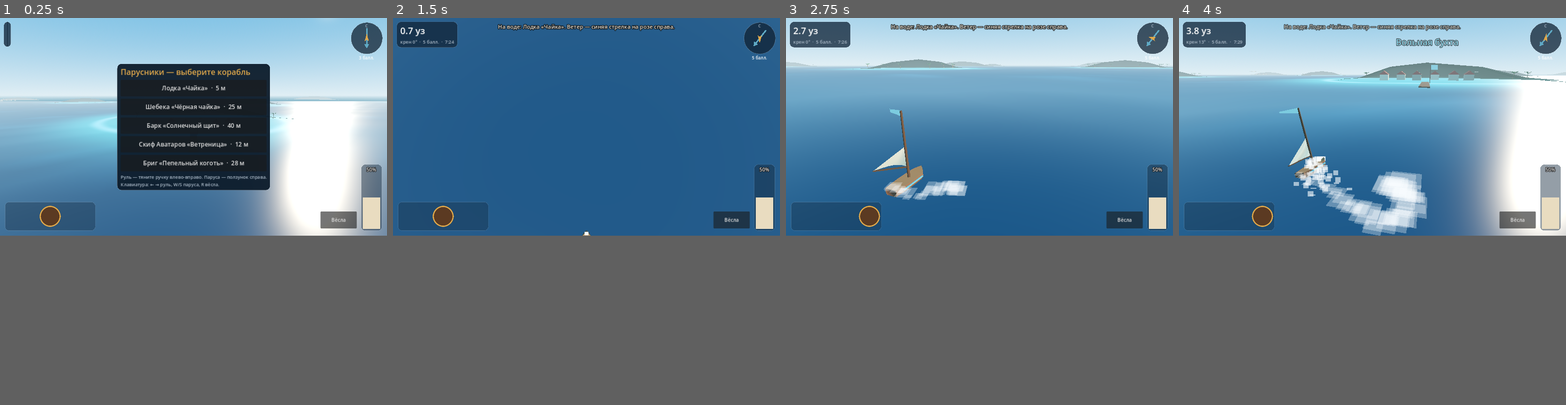
Above: before the commit, frames 1-4 (left to right).
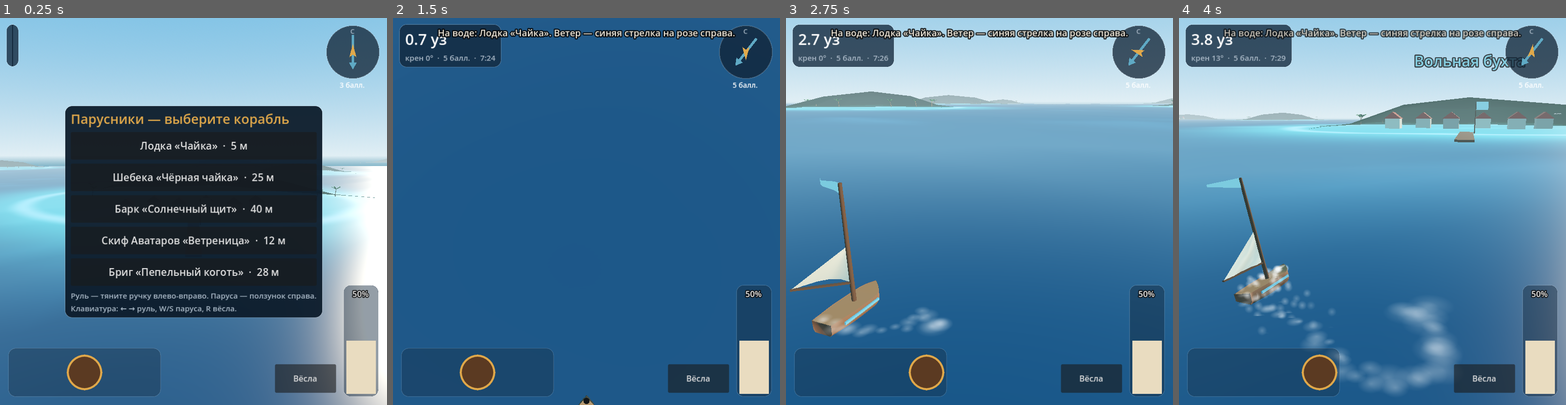
Above: after the commit, the same moments.

Repository: kuxnik/Parusniki
Game: Godot game, scene res://main.tscn
Same seed, same stepped clock (60 frames per second), same inputs: the game is played once before the commit and once after it.
Inputs (mouse positions are in pixels of both pictures, inside the frame that each line leads up to):
- Up to frame 1 (0.25 s): no input
- Up to frame 2 (1.5 s): click "Вёсла" at 0.5 s; click "Лодка «Чайка» · 5 м" at 1.25 s
- Up to frame 3 (2.75 s): tap Enter (ui_accept) at 2, 2.27 s; move the mouse to (1064, 114) at 2.02 s; hold Right from 2.03 s (still down); click (1064, 114) at 2.17 s
- Up to frame 4 (4 s): release Right at 2.75 s; drag from (1295, 137) to (1353, 168) at 2.77 s; move the mouse to (1411, 79) at 3.52 s; hold Right from 3.53 s (still down)
In our replay, the window is 800x450 before the commit and 800x800 after it. These sizes can differ from the game's own. Grey fills any space a smaller window leaves; there, only what the larger window draws over its background counts as a difference.

The runs differ from the first frame. In frame 1, 69% of the frame differs, in the area x 0-100%, y 0-100%; in frame 2, 17%; in frame 3, 64%; in frame 4, 91%, in the area x 0-100%, y 1-100%.

Commit message:
Godot: крупнее интерфейс на телефоне, безопасная зона, мягкий след, камера в портрете
Co-Authored-By: Claude Opus 5.5 <noreply@anthropic.com>
Claude-Session: https://claude.ai/code/session_01PFAn4DKReHgSHRqDB9CwEJ

Diff:
--- a/godot/project.godot
+++ b/godot/project.godot
@@ -11,8 +11,10 @@
 
 [display]
 
-window/size/viewport_width=1280
-window/size/viewport_height=720
+window/size/viewport_width=760
+window/size/viewport_height=760
+window/size/window_width_override=1280
+window/size/window_height_override=720
 window/stretch/mode="canvas_items"
 window/stretch/aspect="expand"
 window/handheld/orientation=6
--- a/godot/scripts/hud.gd
+++ b/godot/scripts/hud.gd
@@ -19,6 +19,7 @@
 var oar_btn = Button.new()
 var right_btn = Button.new()
 var menu = PanelContainer.new()
+var top_panel = PanelContainer.new()
 var touches = {}   # index -> "rudder" / "sail"
 var rudder = 0.0
 var sail = 0.5
@@ -31,12 +32,10 @@
 func _ready() -> void:
 	set_anchors_preset(Control.PRESET_FULL_RECT)
 	mouse_filter = Control.MOUSE_FILTER_IGNORE
-	var top = PanelContainer.new()
-	top.position = Vector2(12, 12)
-	top.add_theme_stylebox_override("panel", _box(Color(0.07, 0.15, 0.23, 0.78)))
-	add_child(top)
+	top_panel.add_theme_stylebox_override("panel", _box(Color(0.07, 0.15, 0.23, 0.78)))
+	add_child(top_panel)
 	var vb = VBoxContainer.new()
-	top.add_child(vb)
+	top_panel.add_child(vb)
 	spd_lbl.add_theme_font_size_override("font_size", 30)
 	vb.add_child(spd_lbl)
 	info_lbl.add_theme_font_size_override("font_size", 15)
@@ -146,10 +145,19 @@
 
 func _place() -> void:
 	var vp := get_viewport_rect().size
-	rose.position = Vector2(vp.x - 122, 12)
-	rudder_area.position = Vector2(16, vp.y - 112)
-	sail_area.position = Vector2(vp.x - 86, vp.y - 236)
-	oar_btn.position = Vector2(vp.x - 220, vp.y - 80)
+	# безопасная зона (вырез камеры, скругления), в координатах интерфейса
+	var safe := DisplayServer.get_display_safe_area()
+	var scr := DisplayServer.screen_get_size()
+	var k := vp.x / maxf(1.0, float(scr.x))
+	var top := maxf(0.0, safe.position.y * k)
+	var left := maxf(0.0, safe.position.x * k)
+	var right := maxf(0.0, (scr.x - safe.end.x) * k)
+	var bottom := maxf(0.0, (scr.y - safe.end.y) * k)
+	top_panel.position = Vector2(12 + left, 12 + top)
+	rose.position = Vector2(vp.x - 122 - right, 12 + top)
+	rudder_area.position = Vector2(16 + left, vp.y - 112 - bottom)
+	sail_area.position = Vector2(vp.x - 86 - right, vp.y - 236 - bottom)
+	oar_btn.position = Vector2(vp.x - 220 - right, vp.y - 80 - bottom)
 	right_btn.position = Vector2(vp.x / 2.0 - 80, vp.y - 170)
 	toast_lbl.position = Vector2(vp.x / 2.0 - 300, 16)
 	menu.position = (vp - menu.size) / 2.0
--- a/godot/scripts/main.gd
+++ b/godot/scripts/main.gd
@@ -77,11 +77,29 @@
 	for p in [wake, spray]:
 		if p:
 			p.queue_free()
-	var foam = ShipView.mat(Color(0.95, 0.98, 1.0), true, true, 0.32)
-	var foam_b = ShipView.mat(Color(0.95, 0.98, 1.0), true, true, 0.6).duplicate()
+	var gt = GradientTexture2D.new()
+	gt.fill = GradientTexture2D.FILL_RADIAL
+	gt.fill_from = Vector2(0.5, 0.5)
+	gt.fill_to = Vector2(1.0, 0.5)
+	gt.width = 64
+	gt.height = 64
+	var gr = Gradient.new()
+	gr.set_color(0, Color(1, 1, 1, 1))
+	gr.set_color(1, Color(1, 1, 1, 0))
+	gt.gradient = gr
+	var foam = StandardMaterial3D.new()
+	foam.shading_mode = BaseMaterial3D.SHADING_MODE_UNSHADED
+	foam.transparency = BaseMaterial3D.TRANSPARENCY_ALPHA
+	foam.albedo_texture = gt
+	foam.albedo_color = Color(0.95, 0.98, 1.0, 0.35)
+	foam.cull_mode = BaseMaterial3D.CULL_DISABLED
+	foam.depth_draw_mode = BaseMaterial3D.DEPTH_DRAW_DISABLED
+	foam.vertex_color_use_as_albedo = true
+	var foam_b = foam.duplicate()
+	foam_b.albedo_color = Color(0.95, 0.98, 1.0, 0.7)
 	foam_b.billboard_mode = BaseMaterial3D.BILLBOARD_ENABLED
 	wake = CPUParticles3D.new()
-	wake.amount = 120
+	wake.amount = 90
 	wake.lifetime = 5.0
 	wake.local_coords = false
 	var qm = PlaneMesh.new()
@@ -96,9 +114,13 @@
 	wake.scale_amount_min = 0.6
 	wake.scale_amount_max = 2.0
 	var cr = Curve.new()
-	cr.add_point(Vector2(0, 0.6))
-	cr.add_point(Vector2(1, 3.0))
+	cr.add_point(Vector2(0, 0.5))
+	cr.add_point(Vector2(1, 2.6))
 	wake.scale_amount_curve = cr
+	var ramp = Gradient.new()
+	ramp.set_color(0, Color(1, 1, 1, 1))
+	ramp.set_color(1, Color(1, 1, 1, 0))
+	wake.color_ramp = ramp
 	add_child(wake)
 	spray = CPUParticles3D.new()
 	spray.amount = 90
@@ -113,6 +135,10 @@
 	spray.gravity = Vector3(0, -9.8, 0)
 	spray.initial_velocity_min = 2.0
 	spray.initial_velocity_max = 6.0
+	var ramp2 = Gradient.new()
+	ramp2.set_color(0, Color(1, 1, 1, 1))
+	ramp2.set_color(1, Color(1, 1, 1, 0))
+	spray.color_ramp = ramp2
 	add_child(spray)
 
 
@@ -191,6 +217,13 @@
 
 
 func _update_camera(dt: float) -> void:
+	var vs := get_viewport().get_visible_rect().size
+	if vs.y > vs.x:
+		cam.keep_aspect = Camera3D.KEEP_WIDTH
+		cam.fov = 62
+	else:
+		cam.keep_aspect = Camera3D.KEEP_HEIGHT
+		cam.fov = 55
 	var yaw = sim.psi + cam_yaw
 	var f = Vector3(sin(yaw), 0, -cos(yaw))
 	var target = view.position - f * cam_dist + Vector3(0, cam_dist * 0.32 + 4.0, 0)
--- a/godot/scripts/world.gd
+++ b/godot/scripts/world.gd
@@ -247,7 +247,7 @@
 	sky_mat.sky_horizon_color = hor
 	sky_mat.ground_horizon_color = hor
 	env.fog_light_color = hor
-	env.fog_density = lerpf(0.0007, 0.00032, day)
+	env.fog_density = lerpf(0.0006, 0.00022, day)
 	env.ambient_light_energy = 0.25 + 0.6 * day
 	var az = TAU * tod + 0.7
 	sun.rotation = Vector3(-asin(clampf(el, -1.0, 1.0)), az, 0)
